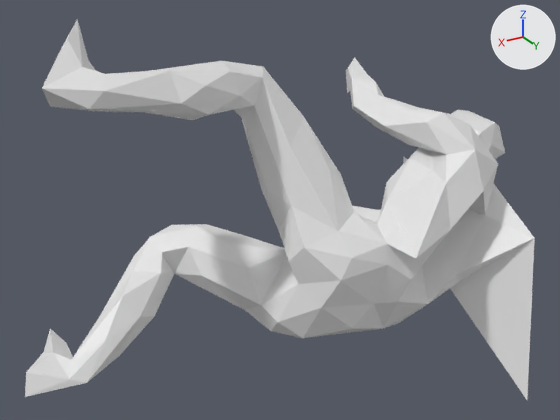
Renders of the OBJ model mesh_cnn/datasets/random_walks/T519.obj from each side of a commit.
One viewpoint serves both versions: a camera (50 mm lens) standing at (1.128, 1.634, 0.83) and looking at (0.131, -0.026, 0.0). Every picture has the same lights, and +X, +Y and +Z are marked at upper right. Where no turn or scale is listed for an object, it has been applied to the vertices.

Objects in the first picture: 'T519'.
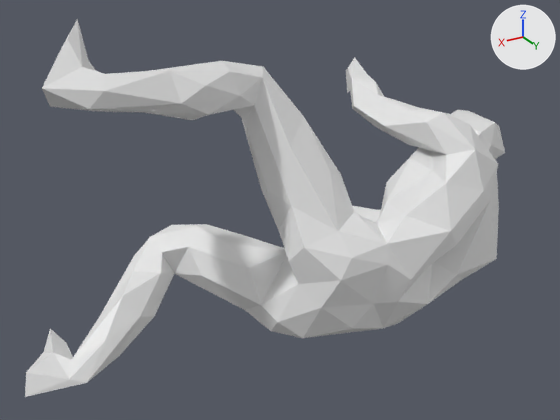
Changed parts and their boxes [x1, y1, x2, y2] in the pictures (560 x 420 px; the box of a moved part takes in the faces that stretch with it):
'T519', reshaped
    before: [25, 19, 535, 400]
    after: [25, 19, 505, 397]
part 1 of me_t519, moved or reshaped
    before: [398, 157, 535, 400]
    after: [398, 165, 499, 304]
part 2 of me_t519, moved or reshaped
    before: [377, 171, 451, 258]
    after: [377, 171, 451, 244]

The change, as a list of edits to the scene's bpy script:
```text
Change me_t519:
    where me_t519.from_pydata(...)  # 252 vertices, 500 faces; spans x -0.66..0.86, y -0.55..0.5, z -0.47..0.54
    used by ob_t519; location = (0.0, 0.0, 0.0)
    me_t519 part 1
    me_t519.vertices[101].co: (-0.33, 0.5, -0.47) -> (-0.41, 0.2, -0.23)  # pixel (527, 400) -> pixel (479, 269)
    me_t519.vertices[114].co: (-0.39, 0.4, -0.04) -> (-0.39, 0.28, -0.15)  # pixel (534, 238) -> pixel (496, 258)
    me_t519.vertices[120].co: (-0.27, -0.01, 0.09) -> (-0.19, 0.23, -0.13)  # pixel (403, 156) -> not seen
    me_t519.vertices[134].co: (-0.35, 0.26, -0.02) -> (-0.33, 0.29, 0.04)  # pixel (485, 215) -> pixel (490, 200)
    me_t519.vertices[143].co: (-0.26, 0.12, 0.01) -> (-0.2, 0.31, -0.05)  # not seen -> pixel (456, 245)
    me_t519.vertices[150].co: (-0.43, 0.2, 0.04) -> (-0.42, 0.21, 0.08)  # not seen -> pixel (496, 171)
    me_t519 part 2
    me_t519.vertices[148].co: (-0.01, 0.37, -0.01) -> (-0.08, 0.24, 0.04)  # pixel (415, 258) -> pixel (405, 215)
```
